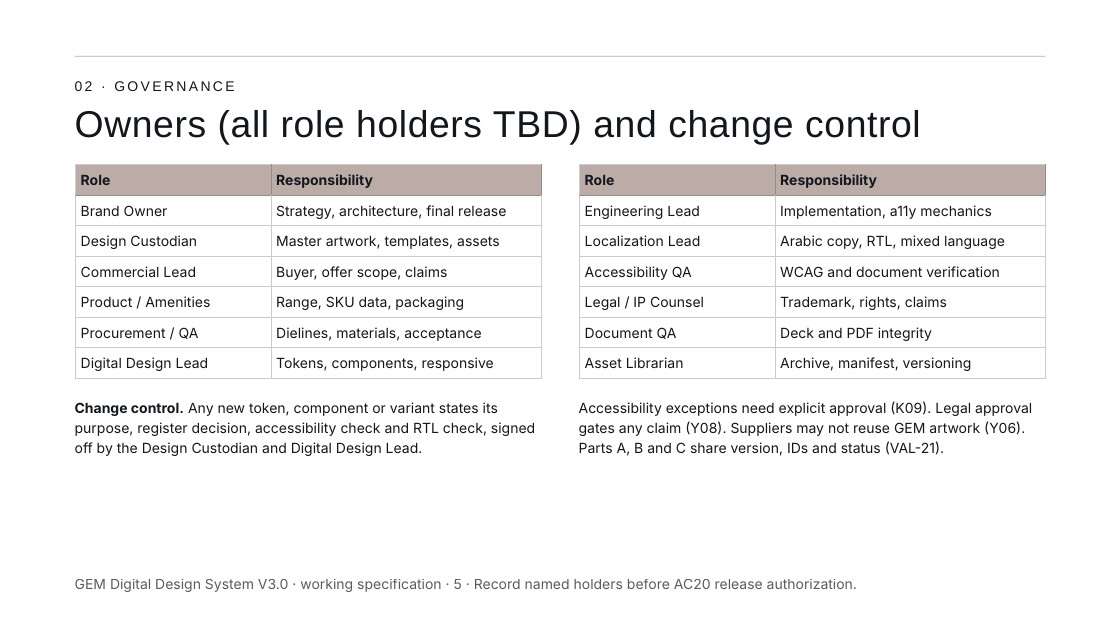
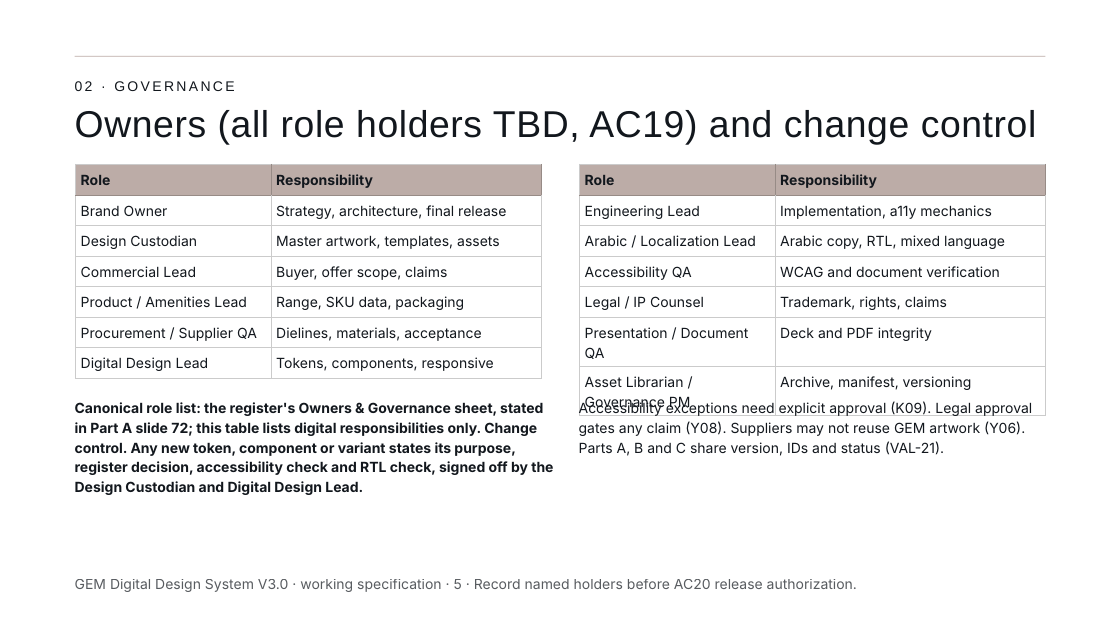
Before and after one commit to mashaelalh/GEM, a slide deck: slide 5 of PartB_RC2/01_source/B-RC2.pptx. Drawn at 1120x630 pixels with LibreOffice and Linux fonts; fonts in the diff are those of the drawing. Boxes give left, top, right and bottom in pixels: in the first picture for what was removed or moved away, otherwise in the second. Text is boxed around its words. In the diff, an @@ line names an element or a change of style, - is before the commit and + after.

```diff
--- a/PartB_RC2/01_source/B-RC2.pptx
+++ b/PartB_RC2/01_source/B-RC2.pptx
@@ title at [75,110,1036,144]: text changed @@
-Owners (all role holders TBD) and change control
+Owners (all role holders TBD, AC19) and change control
@@ table at [76,165,541,379] @@
-row 5, column 1: Product / Amenities
+row 5, column 1: Product / Amenities Lead
-row 6, column 1: Procurement / QA
+row 6, column 1: Procurement / Supplier QA
@@ table at [580,165,1045,415] @@
-row 3, column 1: Localization Lead
+row 3, column 1: Arabic / Localization Lead
-row 6, column 1: Document QA
+row 6, column 1: Presentation / Document QA
-row 7, column 1: Asset Librarian
+row 7, column 1: Asset Librarian / Governance PM
@@ text at [75,402,553,495]: text changed; bold on @@
-Change control. Any new token, component or variant states its purpose, register decision, accessibility check and RTL check, signed off by the Design Custodian and Digital Design Lead.
+Canonical role list: the register's Owners & Governance sheet, stated in Part A slide 72; this table lists digital responsibilities only. Change control. Any new token, component or variant states its purpose, register decision, accessibility check and RTL check, signed off by the Design Custodian and Digital Design Lead.
```
Also in this commit, not shown: 9 other slides changed.
